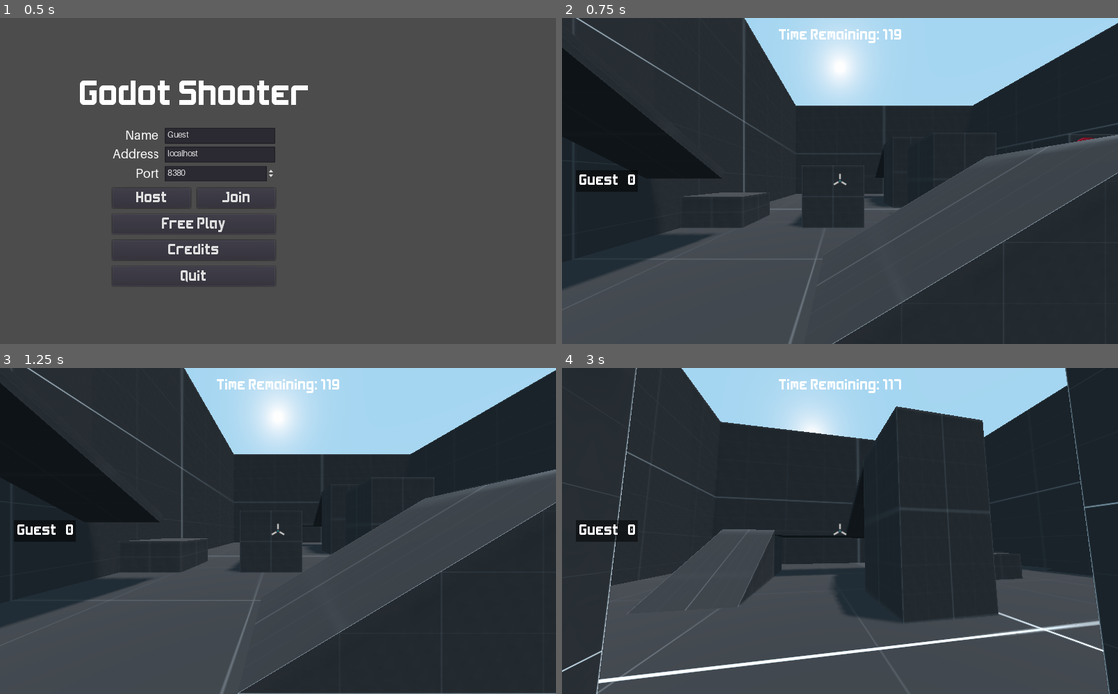
Above: before the commit, frames 1-4 (two rows, left to right).
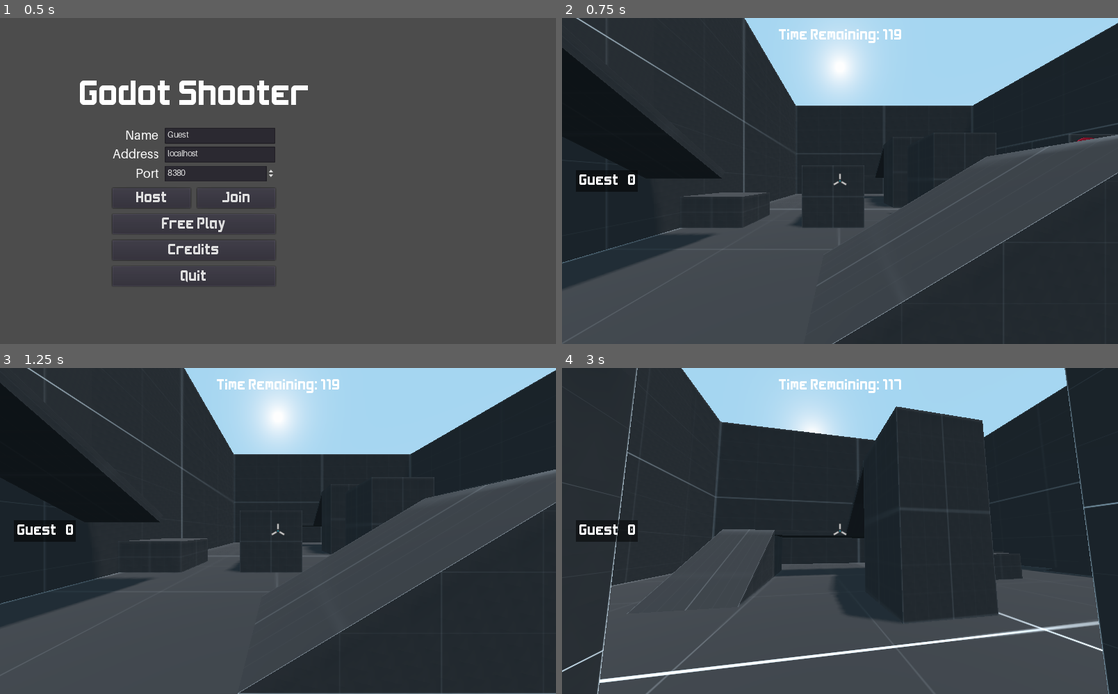
Above: after the commit, the same moments.

Repository: kdreese/godot-3D-shooter-project
Game: Godot game, scene res://src/states/Menu.tscn
Two runs of this game, one before a commit and one after it. Both use one fixed random seed, a clock stepped at 60 frames per second and the inputs below.
Inputs (mouse positions are in pixels of both pictures, inside the frame that each line leads up to):
- Up to frame 1 (0.5 s): no input
- Up to frame 2 (0.75 s): click "Free Play" at 0.5 s
- Up to frame 3 (1.25 s): no input
- Up to frame 4 (3 s): tap Enter at 1.25 s; move the mouse to (867, 531) at 1.27 s; press the mouse at (867, 531) at 1.28 s; hold W (move_forwards) from 1.28 s (still down); tap Space (jump) at 1.52, 2.27 s; move the mouse to (812, 531) at 2.02 s; release the mouse at (812, 531) at 2.03 s; click (812, 531) at 2.1 s; move the mouse to (851, 524) at 2.77 s; press the mouse at (851, 524) at 2.78 s

Frame 1 is identical in both runs. In frame 2, 0.2% of the frame differs, in the area x 0-47%, y 0-100%; in frame 3, 0.2%; in frame 4, 1.1%, in the area x 0-99%, y 0-100%.

Commit message:
Fix the octohedral compression warnings

Diff:
--- a/src/levels/Level.tscn
+++ b/src/levels/Level.tscn
@@ -5,115 +5,197 @@
 
 [node name="Level" type="Spatial"]
 
-[node name="CSGCombiner" type="CSGCombiner" parent="."]
-use_collision = true
-collision_mask = 0
-
-[node name="Floor" type="CSGBox" parent="CSGCombiner"]
+[node name="Boundary" type="CSGCombiner" parent="."]
+use_collision = true
+collision_mask = 0
+
+[node name="Floor" type="CSGBox" parent="Boundary"]
 transform = Transform( 1, 0, 0, 0, 1, 0, 0, 0, 1, 0, -1, 0 )
-width = 50.0
-depth = 50.0
-material = ExtResource( 2 )
-
-[node name="Wall" type="CSGBox" parent="CSGCombiner"]
+width = 46.0
+depth = 46.0
+material = ExtResource( 2 )
+
+[node name="Wall" type="CSGBox" parent="Boundary"]
 transform = Transform( 1, 0, 0, 0, 1, 0, 0, 0, 1, -24, 10.5, 0 )
 height = 25.0
-depth = 50.0
-material = ExtResource( 2 )
-
-[node name="Wall2" type="CSGBox" parent="CSGCombiner"]
+depth = 46.0
+material = ExtResource( 2 )
+
+[node name="Wall2" type="CSGBox" parent="Boundary"]
 transform = Transform( 1, 0, 0, 0, 1, 0, 0, 0, 1, 24, 10.5, 0 )
 height = 25.0
-depth = 50.0
-material = ExtResource( 2 )
-
-[node name="Wall3" type="CSGBox" parent="CSGCombiner"]
+depth = 46.0
+material = ExtResource( 2 )
+
+[node name="Wall3" type="CSGBox" parent="Boundary"]
 transform = Transform( -4.37114e-08, 0, 1, 0, 1, 0, -1, 0, -4.37114e-08, 0, 10.5, -24 )
 height = 25.0
-depth = 50.0
-material = ExtResource( 2 )
-
-[node name="Wall4" type="CSGBox" parent="CSGCombiner"]
+depth = 46.0
+material = ExtResource( 2 )
+
+[node name="Wall4" type="CSGBox" parent="Boundary"]
 transform = Transform( -4.37114e-08, 0, 1, 0, 1, 0, -1, 0, -4.37114e-08, 0, 10.5, 24 )
 height = 25.0
-depth = 50.0
-material = ExtResource( 2 )
-
-[node name="FullBodyCover" type="CSGBox" parent="CSGCombiner"]
+depth = 46.0
+material = ExtResource( 2 )
+
+[node name="RampSection1" type="CSGCombiner" parent="."]
+use_collision = true
+collision_mask = 0
+
+[node name="FullBodyCover" type="CSGBox" parent="RampSection1"]
 transform = Transform( 1, 0, 0, 0, 1, 0, 0, 0, 1, -14, 2.25, -14 )
 width = 4.5
 height = 4.5
 depth = 4.5
 material = ExtResource( 2 )
 
-[node name="Walkway" type="CSGBox" parent="CSGCombiner"]
+[node name="Walkway" type="CSGBox" parent="RampSection1"]
 transform = Transform( 1, 0, 0, 0, 1, 0, 0, 0, 1, -9.5, 4.25, -14 )
 width = 4.5
 height = 0.5
 depth = 4.5
 material = ExtResource( 2 )
 
-[node name="Walkway2" type="CSGBox" parent="CSGCombiner"]
+[node name="Walkway2" type="CSGBox" parent="RampSection1"]
 transform = Transform( 1, 0, 0, 0, 1, 0, 0, 0, 1, -5, 4.25, -14 )
 width = 4.5
 height = 0.5
 depth = 4.5
 material = ExtResource( 2 )
 
-[node name="Walkway3" type="CSGBox" parent="CSGCombiner"]
+[node name="Walkway3" type="CSGBox" parent="RampSection1"]
 transform = Transform( 1, 0, 0, 0, 1, 0, 0, 0, 1, -0.5, 4.25, -14 )
 width = 4.5
 height = 0.5
 depth = 4.5
 material = ExtResource( 2 )
 
-[node name="Walkway4" type="CSGBox" parent="CSGCombiner"]
+[node name="Walkway4" type="CSGBox" parent="RampSection1"]
 transform = Transform( 1, 0, 0, 0, 1, 0, 0, 0, 1, 4, 4.25, -14 )
 width = 4.5
 height = 0.5
 depth = 4.5
 material = ExtResource( 2 )
 
-[node name="FullBodyCover2" type="CSGBox" parent="CSGCombiner"]
+[node name="FullBodyCover2" type="CSGBox" parent="RampSection1"]
 transform = Transform( 1, 0, 0, 0, 1, 0, 0, 0, 1, 8.5, 2.25, -14 )
 width = 4.5
 height = 4.5
 depth = 4.5
 material = ExtResource( 2 )
 
-[node name="FullHeightRamp2" type="CSGPolygon" parent="CSGCombiner"]
+[node name="FullHeightRamp2" type="CSGPolygon" parent="RampSection1"]
 transform = Transform( -4.37114e-08, 0, 1, 0, 1, 0, -1, 0, -4.37114e-08, -11.75, 0, -4.25 )
 polygon = PoolVector2Array( 0, 0, 7.5, 0, 7.5, 4.5 )
 depth = 4.5
 material = ExtResource( 2 )
 
-[node name="HalfBodyCover2" type="CSGBox" parent="CSGCombiner"]
+[node name="HalfBodyCover2" type="CSGBox" parent="RampSection1"]
 transform = Transform( 1, 0, 0, 0, 1, 0, 0, 0, 1, 8.5, 1.125, -9.5 )
 width = 4.5
 height = 2.25
 depth = 4.5
 material = ExtResource( 2 )
 
-[node name="HalfBodyCover3" type="CSGBox" parent="CSGCombiner"]
+[node name="HalfBodyCover3" type="CSGBox" parent="RampSection1"]
 transform = Transform( 1, 0, 0, 0, 1, 0, 0, 0, 1, 13, 1.125, -14 )
 width = 4.5
 height = 2.25
 depth = 4.5
 material = ExtResource( 2 )
 
-[node name="CSGBox" type="CSGBox" parent="CSGCombiner"]
+[node name="CSGBox" type="CSGBox" parent="RampSection1"]
 transform = Transform( 1, 0, 0, 0, 1, 0, 0, 0, 1, -2.5, 4.5, -3.5 )
 width = 4.5
 height = 9.0
 depth = 4.5
 material = ExtResource( 2 )
 
-[node name="HalfHeightRamp2" type="CSGPolygon" parent="CSGCombiner"]
+[node name="HalfHeightRamp2" type="CSGPolygon" parent="RampSection1"]
 transform = Transform( -4.37114e-08, 0, -1, 0, 1, 0, 1, 0, -4.37114e-08, -4.75, 4.5, -11.75 )
 polygon = PoolVector2Array( 0, 0, 0, -0.5, 6, 4, 6, 4.5 )
 depth = 4.5
 material = ExtResource( 2 )
 
+[node name="RampAndSmallSteps" type="CSGCombiner" parent="."]
+use_collision = true
+collision_mask = 0
+
+[node name="CSGBox4" type="CSGBox" parent="RampAndSmallSteps"]
+transform = Transform( -4.37114e-08, 0, -1, 0, 1, 0, 1, 0, -4.37114e-08, 14, 3.375, 5.5 )
+width = 4.5
+height = 6.75
+depth = 18.0
+material = ExtResource( 2 )
+
+[node name="CSGBox5" type="CSGBox" parent="RampAndSmallSteps"]
+transform = Transform( 1, 0, 0, 0, 1, 0, 0, 0, 1, 19.5, 5.25, 12.75 )
+width = 3.0
+height = 0.5
+depth = 3.0
+material = ExtResource( 2 )
+
+[node name="CSGBox6" type="CSGBox" parent="RampAndSmallSteps"]
+transform = Transform( 1, 0, 0, 0, 1, 0, 0, 0, 1, 17, 3.75, 17.75 )
+width = 3.0
+height = 0.5
+depth = 3.0
+material = ExtResource( 2 )
+
+[node name="CSGBox7" type="CSGBox" parent="RampAndSmallSteps"]
+transform = Transform( 1, 0, 0, 0, 1, 0, 0, 0, 1, 11.25, 2, 19.75 )
+width = 3.0
+height = 0.5
+depth = 3.0
+material = ExtResource( 2 )
+
+[node name="FullHeightRamp5" type="CSGPolygon" parent="RampAndSmallSteps"]
+transform = Transform( 1.31134e-07, 0, -1, 0, 1, 0, 1, 0, 1.31134e-07, 18.5, 0, -10.25 )
+polygon = PoolVector2Array( 0, 0, 13.5, 0, 13.5, 6.75 )
+depth = 4.5
+material = ExtResource( 2 )
+
+[node name="RaisedSection" type="CSGCombiner" parent="."]
+use_collision = true
+collision_mask = 0
+
+[node name="CSGBox3" type="CSGBox" parent="RaisedSection"]
+transform = Transform( 1, 0, 0, 0, 1, 0, 0, 0, 1, -2.5, 2.25, 17.5 )
+width = 4.5
+height = 4.5
+depth = 11.0
+material = ExtResource( 2 )
+
+[node name="FullHeightRamp3" type="CSGPolygon" parent="RaisedSection"]
+transform = Transform( -1, 0, -8.74228e-08, 0, 1, 0, 8.74228e-08, 0, -1, 7.25, 0, 12 )
+polygon = PoolVector2Array( 0, 0, 7.5, 0, 7.5, 4.5 )
+depth = 4.5
+material = ExtResource( 2 )
+
+[node name="FullHeightRamp4" type="CSGPolygon" parent="RaisedSection"]
+transform = Transform( 1, 0, 1.74846e-07, 0, 1, 0, -1.74846e-07, 0, 1, -12.25, 0, 16.5 )
+polygon = PoolVector2Array( 0, 0, 7.5, 0, 7.5, 4.5 )
+depth = 4.5
+material = ExtResource( 2 )
+
+[node name="HalfHeightRamp4" type="CSGPolygon" parent="RaisedSection"]
+transform = Transform( -1, 0, 8.74228e-08, 0, 1, 0, -8.74228e-08, 0, -1, -4.75, 4.5, 18.25 )
+polygon = PoolVector2Array( 0, 0, 0, -0.5, 6, 4, 6, 4.5 )
+depth = 4.5
+material = ExtResource( 2 )
+
+[node name="Walkway6" type="CSGBox" parent="RaisedSection"]
+transform = Transform( 1, 0, 0, 0, 1, 0, 0, 0, 1, -16.75, 8.75, 20.5 )
+width = 12.0
+height = 0.5
+depth = 4.5
+material = ExtResource( 2 )
+
+[node name="CSGCombiner" type="CSGCombiner" parent="."]
+use_collision = true
+collision_mask = 0
+
 [node name="CSGBox2" type="CSGBox" parent="CSGCombiner"]
 transform = Transform( 1, 0, 0, 0, 1, 0, 0, 0, 1, -2.5, 3.5, 5.5 )
 width = 4.5
@@ -121,59 +203,6 @@
 depth = 4.5
 material = ExtResource( 2 )
 
-[node name="CSGBox3" type="CSGBox" parent="CSGCombiner"]
-transform = Transform( 1, 0, 0, 0, 1, 0, 0, 0, 1, -2.5, 2.25, 17.5 )
-width = 4.5
-height = 4.5
-depth = 11.0
-material = ExtResource( 2 )
-
-[node name="FullHeightRamp3" type="CSGPolygon" parent="CSGCombiner"]
-transform = Transform( -1, 0, -8.74228e-08, 0, 1, 0, 8.74228e-08, 0, -1, 7.25, 0, 12 )
-polygon = PoolVector2Array( 0, 0, 7.5, 0, 7.5, 4.5 )
-depth = 4.5
-material = ExtResource( 2 )
-
-[node name="FullHeightRamp4" type="CSGPolygon" parent="CSGCombiner"]
-transform = Transform( 1, 0, 1.74846e-07, 0, 1, 0, -1.74846e-07, 0, 1, -12.25, 0, 16.5 )
-polygon = PoolVector2Array( 0, 0, 7.5, 0, 7.5, 4.5 )
-depth = 4.5
-material = ExtResource( 2 )
-
-[node name="CSGBox4" type="CSGBox" parent="CSGCombiner"]
-transform = Transform( -4.37114e-08, 0, -1, 0, 1, 0, 1, 0, -4.37114e-08, 14, 3.375, 5.5 )
-width = 4.5
-height = 6.75
-depth = 18.0
-material = ExtResource( 2 )
-
-[node name="CSGBox5" type="CSGBox" parent="CSGCombiner"]
-transform = Transform( 1, 0, 0, 0, 1, 0, 0, 0, 1, 19.5, 5.25, 12.75 )
-width = 3.0
-height = 0.5
-depth = 3.0
-material = ExtResource( 2 )
-
-[node name="CSGBox6" type="CSGBox" parent="CSGCombiner"]
-transform = Transform( 1, 0, 0, 0, 1, 0, 0, 0, 1, 17, 3.75, 17.75 )
-width = 3.0
-height = 0.5
-depth = 3.0
-material = ExtResource( 2 )
-
-[node name="CSGBox7" type="CSGBox" parent="CSGCombiner"]
-transform = Transform( 1, 0, 0, 0, 1, 0, 0, 0, 1, 11.25, 2, 19.75 )
-width = 3.0
-height = 0.5
-depth = 3.0
-material = ExtResource( 2 )
-
-[node name="FullHeightRamp5" type="CSGPolygon" parent="CSGCombiner"]
-transform = Transform( 1.31134e-07, 0, -1, 0, 1, 0, 1, 0, 1.31134e-07, 18.5, 0, -10.25 )
-polygon = PoolVector2Array( 0, 0, 13.5, 0, 13.5, 6.75 )
-depth = 4.5
-material = ExtResource( 2 )
-
 [node name="CSGBox9" type="CSGBox" parent="CSGCombiner"]
 transform = Transform( 1, 0, 0, 0, 1, 0, 0, 0, 1, -12, 2.25, 5.5 )
 width = 4.5
@@ -185,19 +214,6 @@
 transform = Transform( 1, 0, 0, 0, 1, 0, 0, 0, 1, -20.75, 1.125, 5.5 )
 width = 4.5
 height = 2.25
-depth = 4.5
-material = ExtResource( 2 )
-
-[node name="HalfHeightRamp4" type="CSGPolygon" parent="CSGCombiner"]
-transform = Transform( -1, 0, 8.74228e-08, 0, 1, 0, -8.74228e-08, 0, -1, -4.75, 4.5, 18.25 )
-polygon = PoolVector2Array( 0, 0, 0, -0.5, 6, 4, 6, 4.5 )
-depth = 4.5
-material = ExtResource( 2 )
-
-[node name="Walkway6" type="CSGBox" parent="CSGCombiner"]
-transform = Transform( 1, 0, 0, 0, 1, 0, 0, 0, 1, -16.75, 8.75, 20.5 )
-width = 12.0
-height = 0.5
 depth = 4.5
 material = ExtResource( 2 )
 
